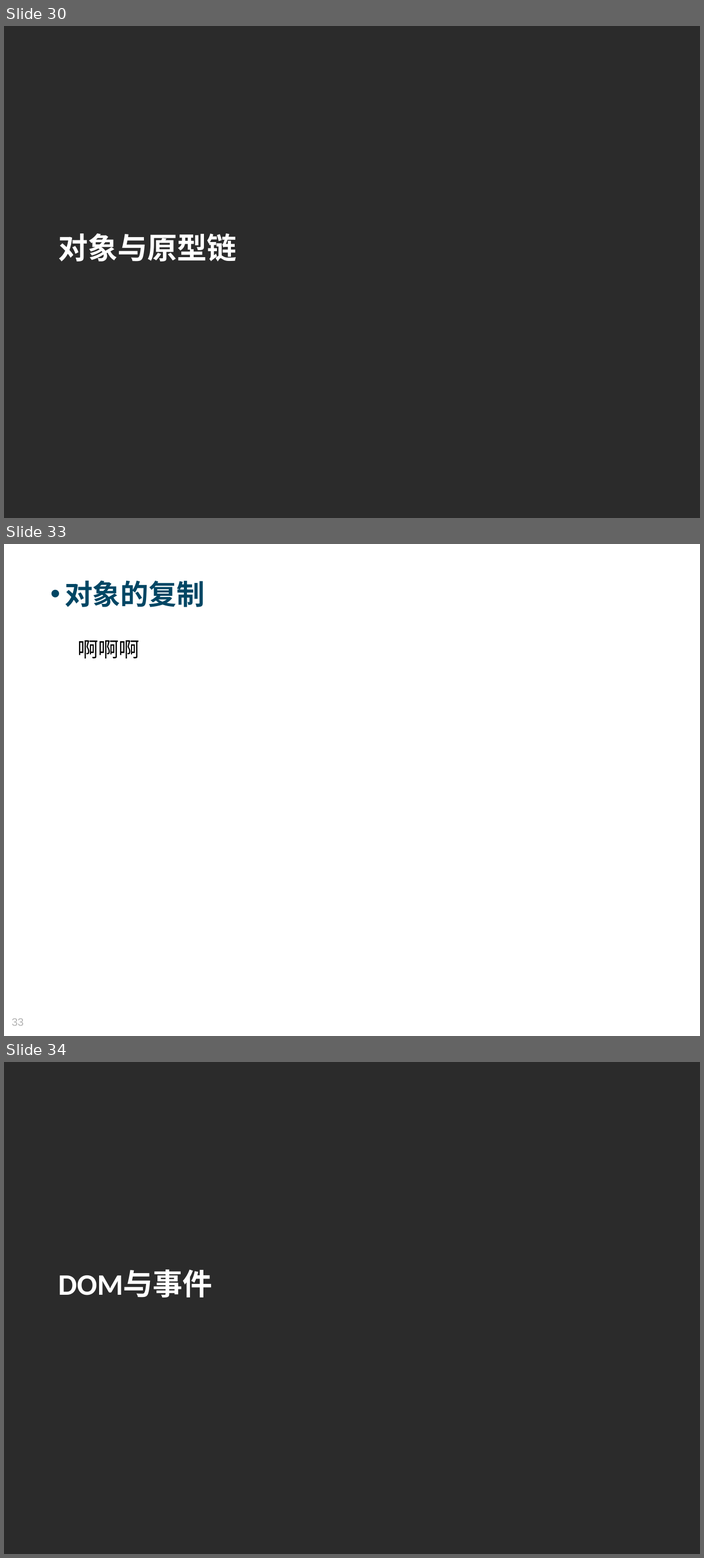
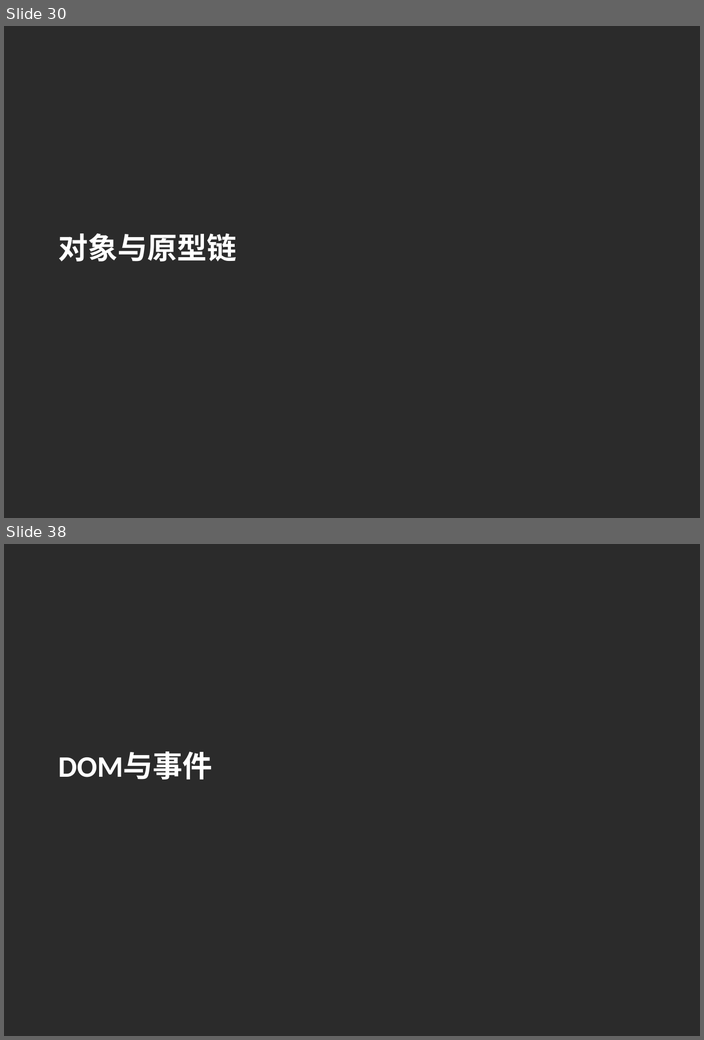
Before and after one commit to Moses824/Train-Javascript-Basic, a slide deck: Train_Javascript_Basic.ppt. Shown one above the other, each under a label of ours: slides 30, 33 and 34 before the commit, slides 30 and 38 after it; the slides between them are not shown. The pictures are 704x1558 and 704x1040 pixels, drawn with LibreOffice and Linux fonts; fonts in the diff are those of the drawing; background and template pictures are left out; a plain dark background stands for a picture behind light text. Boxes give left, top, right and bottom in pixels: in the first picture for what was removed or moved away, otherwise in the second. Text is boxed around its words. In the diff, an @@ line names an element or a change of style, - is before the commit and + after.

```diff
--- a/Train_Javascript_Basic.ppt
+++ b/Train_Javascript_Basic.ppt
@@ slide 33 removed at <box>4,544,700,1036</box>, background picture (left out) @@
@@ text removed at <box>64,580,205,607</box> @@
-• 对象的复制
@@ text removed at <box>77,640,140,658</box> @@
-啊啊啊
@@ page number removed at <box>12,1018,23,1026</box> @@
-33
@@ what was slide 34 is now slide 38 @@
```
Also in this commit, not shown: 2 slides changed, 5 slides added, 1 other file.
